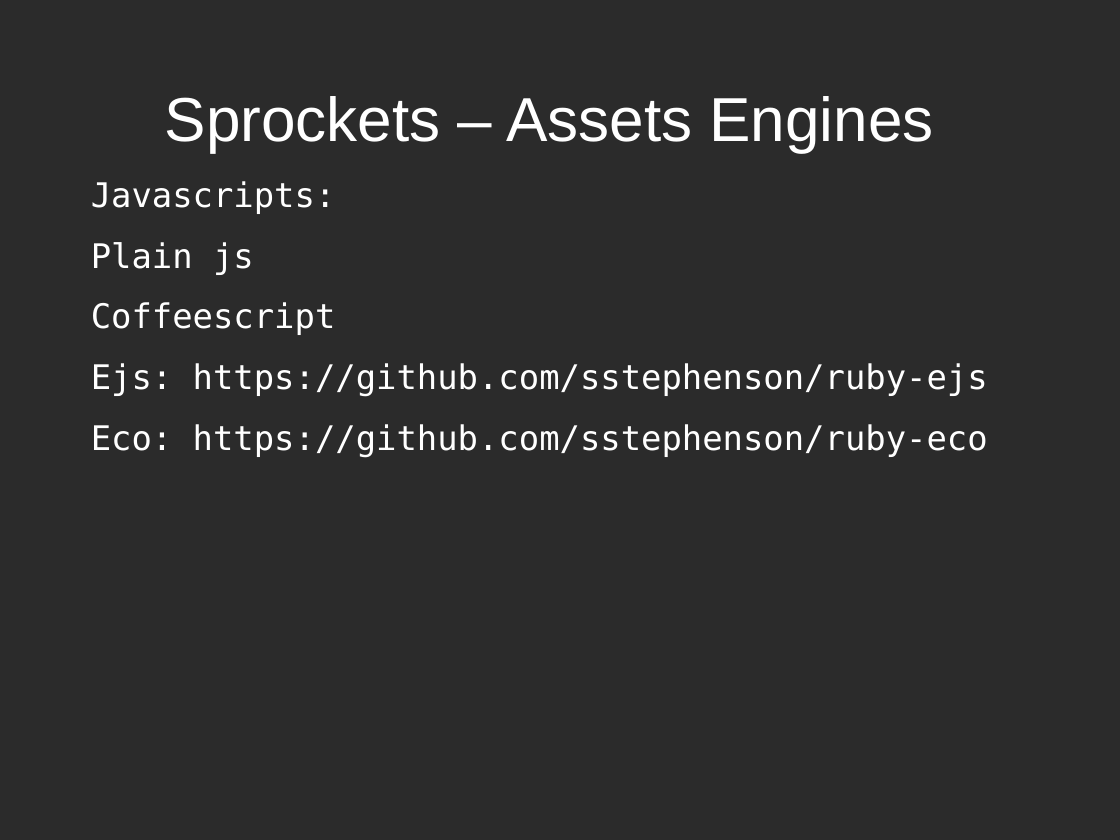
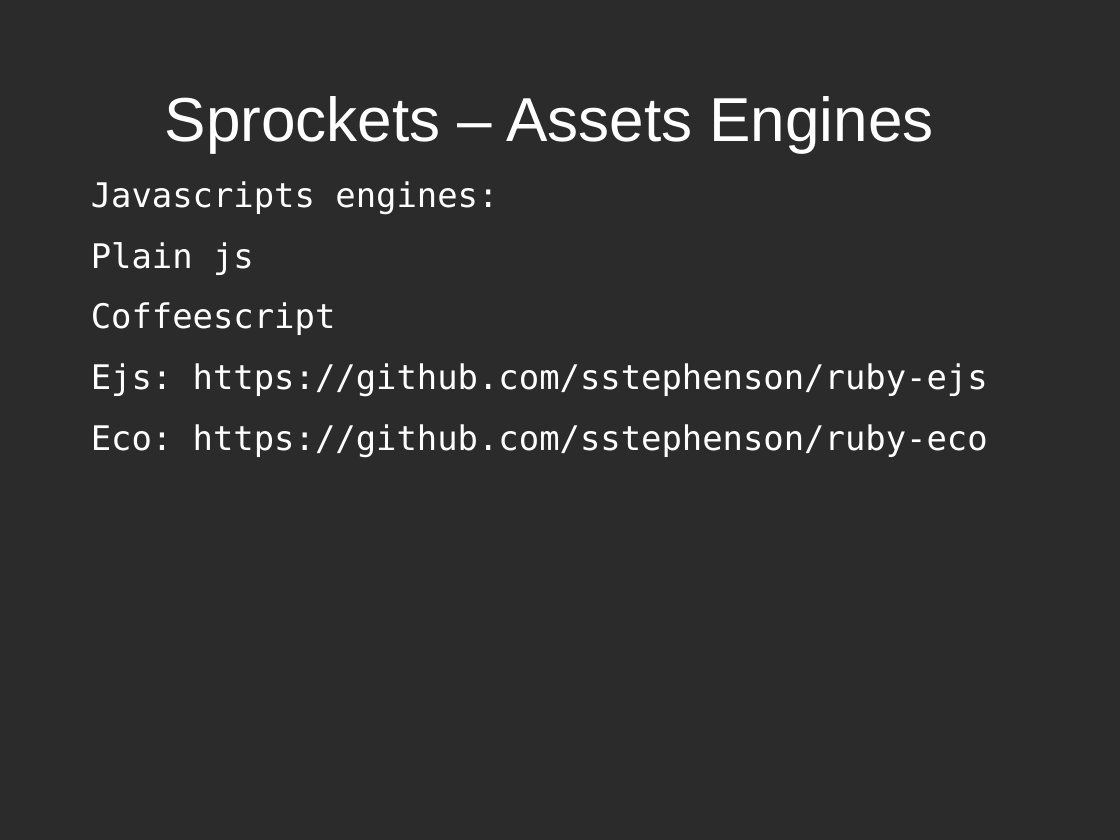
Before and after one commit to karuna/presentation, a slide deck: slide 18 of 20110919/rails3.1.odp. Drawn at 1120x840 pixels with LibreOffice and Linux fonts; fonts in the diff are those of the drawing; background and template pictures are left out; a plain dark background stands for a picture behind light text. Boxes give left, top, right and bottom in pixels: in the first picture for what was removed or moved away, otherwise in the second. Text is boxed around its words. In the diff, an @@ line names an element or a change of style, - is before the commit and + after.

```diff
--- a/20110919/rails3.1.odp
+++ b/20110919/rails3.1.odp
@@ text at bbox=[91, 181, 498, 214]: text changed @@
-Javascripts:
+Javascripts engines:
```
Also in this commit, not shown: 5 other slides changed, 3 slides added.
